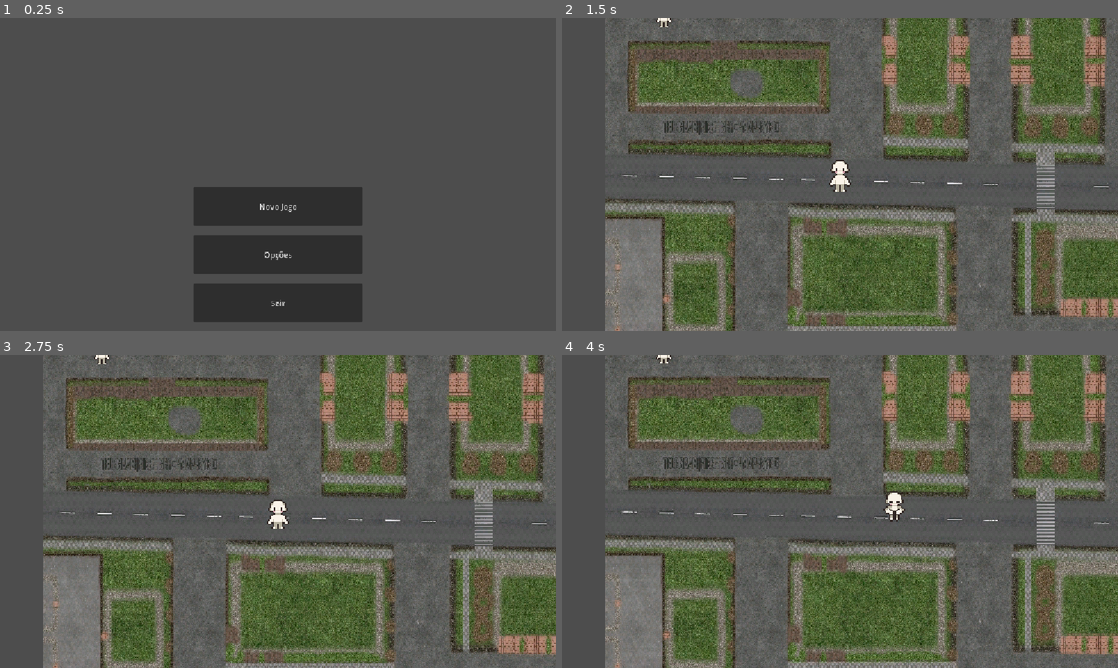
Above: before the commit, frames 1-4 (two rows, left to right).
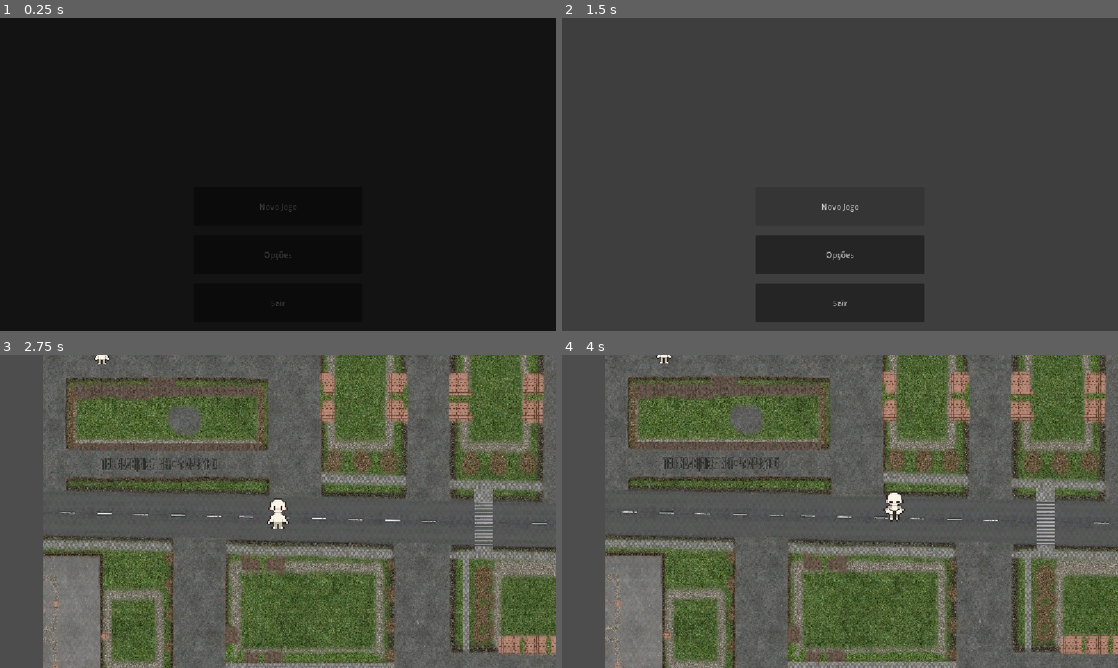
Above: after the commit, the same moments.

Repository: iMnth4sK/Day-by-Day
Game: Godot game, scene res://Scenes/Main Menu/MainMenu.tscn
Same seed, same stepped clock (60 frames per second), same inputs: the game is played once before the commit and once after it. This scene is started directly instead of the project's main scene.
Inputs (mouse positions are in pixels of both pictures, inside the frame that each line leads up to):
- Up to frame 1 (0.25 s): no input
- Up to frame 2 (1.5 s): click "Opções" at 0.5 s; click "Novo Jogo" at 1.25 s
- Up to frame 3 (2.75 s): click (278, 542) at 2 s, where only the run after the commit has a clickable "Novo Jogo"
- Up to frame 4 (4 s): tap Enter (ui_accept) at 2.75, 3.02, 3.77 s; hold D (move_right) 2.78-3.53 s; hold E (interact) 2.78-3.53 s; hold S (move_down) from 3.53 s (still down); tap Shift at 3.6 s

The runs differ from the first frame. In frame 1, 100% of the frame differs, in the area x 0-100%, y 0-100%; in frame 2, 74%; in frame 3, less than 0.1%; in frame 4, less than 0.1%.

Commit message:
adicionei fade in e fade out

Diff:
--- /dev/null
+++ b/Scenes/FadeInOut/transition.tscn
@@ -0,0 +1,14 @@
+[gd_scene format=3 uid="uid://c7culx0jdpgcd"]
+
+[ext_resource type="Script" uid="uid://dqtue3ftrpgqp" path="res://Scripts/UI/FadeInOut/transition.gd" id="1_mpn32"]
+
+[node name="Transition" type="CanvasLayer" unique_id=25476412]
+script = ExtResource("1_mpn32")
+
+[node name="ColorRect" type="ColorRect" parent="." unique_id=1463821657]
+anchors_preset = 15
+anchor_right = 1.0
+anchor_bottom = 1.0
+grow_horizontal = 2
+grow_vertical = 2
+color = Color(0, 0, 0, 1)
--- a/Scenes/Main Menu/MainMenu.tscn
+++ b/Scenes/Main Menu/MainMenu.tscn
@@ -1,6 +1,7 @@
 [gd_scene format=3 uid="uid://y54sgc3wrobu"]
 
 [ext_resource type="Script" uid="uid://bvp0woapt06d8" path="res://Scripts/Main Menu/MainMenuButtons.gd" id="1_sjmnu"]
+[ext_resource type="PackedScene" uid="uid://c7culx0jdpgcd" path="res://Scenes/FadeInOut/transition.tscn" id="2_icfkg"]
 
 [node name="Control" type="Control" unique_id=2018034980]
 layout_mode = 3
@@ -10,6 +11,8 @@
 grow_horizontal = 2
 grow_vertical = 2
 script = ExtResource("1_sjmnu")
+
+[node name="Transition" parent="." unique_id=25476412 instance=ExtResource("2_icfkg")]
 
 [node name="Sair" type="Button" parent="." unique_id=956579653]
 layout_mode = 1
--- a/Scenes/Main Menu/control.tscn
+++ /dev/null
@@ -1,61 +0,0 @@
-[gd_scene format=3 uid="uid://c0w2gokl5a5q8"]
-
-[ext_resource type="Script" uid="uid://bvp0woapt06d8" path="res://Scripts/Main Menu/MainMenuButtons.gd" id="1_sjmnu"]
-
-[node name="Control" type="Control" unique_id=2018034980]
-layout_mode = 3
-anchors_preset = 15
-anchor_right = 1.0
-anchor_bottom = 1.0
-grow_horizontal = 2
-grow_vertical = 2
-script = ExtResource("1_sjmnu")
-
-[node name="Sair" type="Button" parent="." unique_id=956579653]
-layout_mode = 1
-anchors_preset = 7
-anchor_left = 0.5
-anchor_top = 1.0
-anchor_right = 0.5
-anchor_bottom = 1.0
-offset_left = -175.0
-offset_top = -98.0
-offset_right = 175.0
-offset_bottom = -18.0
-grow_horizontal = 2
-grow_vertical = 0
-text = "Sair"
-
-[node name="Opções" type="Button" parent="." unique_id=2132673183]
-layout_mode = 1
-anchors_preset = 7
-anchor_left = 0.5
-anchor_top = 1.0
-anchor_right = 0.5
-anchor_bottom = 1.0
-offset_left = -175.0
-offset_top = -198.0
-offset_right = 175.0
-offset_bottom = -118.0
-grow_horizontal = 2
-grow_vertical = 0
-text = "Opções"
-
-[node name="NovoJogo" type="Button" parent="." unique_id=1354825930]
-layout_mode = 1
-anchors_preset = 7
-anchor_left = 0.5
-anchor_top = 1.0
-anchor_right = 0.5
-anchor_bottom = 1.0
-offset_left = -175.0
-offset_top = -298.0
-offset_right = 175.0
-offset_bottom = -218.0
-grow_horizontal = 2
-grow_vertical = 0
-text = "Novo Jogo"
-
-[connection signal="pressed" from="Sair" to="." method="_on_sair_pressed"]
-[connection signal="pressed" from="Opções" to="." method="_on_opções_pressed"]
-[connection signal="pressed" from="NovoJogo" to="." method="_on_novo_jogo_pressed"]
--- a/Scripts/Main Menu/MainMenuButtons.gd
+++ b/Scripts/Main Menu/MainMenuButtons.gd
@@ -1,12 +1,15 @@
 extends Control
 
+@onready var transition = $Transition
 
 # Called when the node enters the scene tree for the first time.
+
 func _ready() -> void:
-	pass # Replace with function body
+	transition.fade_in() # Replace with function body
 
 
 func _on_sair_pressed() -> void:
+	await transition.fade_out()
 	get_tree().quit()
 
 
@@ -15,4 +18,5 @@
 
 
 func _on_novo_jogo_pressed() -> void:
+	await transition.fade_out()
 	get_tree().change_scene_to_file("res://Scenes/Main Menu/Loading.tscn")
--- /dev/null
+++ b/Scripts/UI/FadeInOut/transition.gd
@@ -0,0 +1,38 @@
+extends CanvasLayer
+
+@onready var fade = $ColorRect
+
+func fade_in():
+
+	fade.visible = true
+	fade.modulate.a = 1.0
+
+	var tween = create_tween()
+
+	tween.tween_property(
+		fade,
+		"modulate:a",
+		0.0,
+		1.0
+	)
+
+	await tween.finished
+
+	fade.visible = false
+
+
+func fade_out():
+
+	fade.visible = true
+	fade.modulate.a = 0.0
+
+	var tween = create_tween()
+
+	tween.tween_property(
+		fade,
+		"modulate:a",
+		1.0,
+		1.0
+	)
+
+	await tween.finished
--- a/project.godot
+++ b/project.godot
@@ -11,7 +11,7 @@
 [application]
 
 config/name="Day by Day"
-run/main_scene="uid://y54sgc3wrobu"
+run/main_scene="uid://c0w2gokl5a5q8"
 config/features=PackedStringArray("4.6", "Forward Plus")
 
 [display]
Not shown, added: Scripts/UI/FadeInOut/transition.gd.uid
